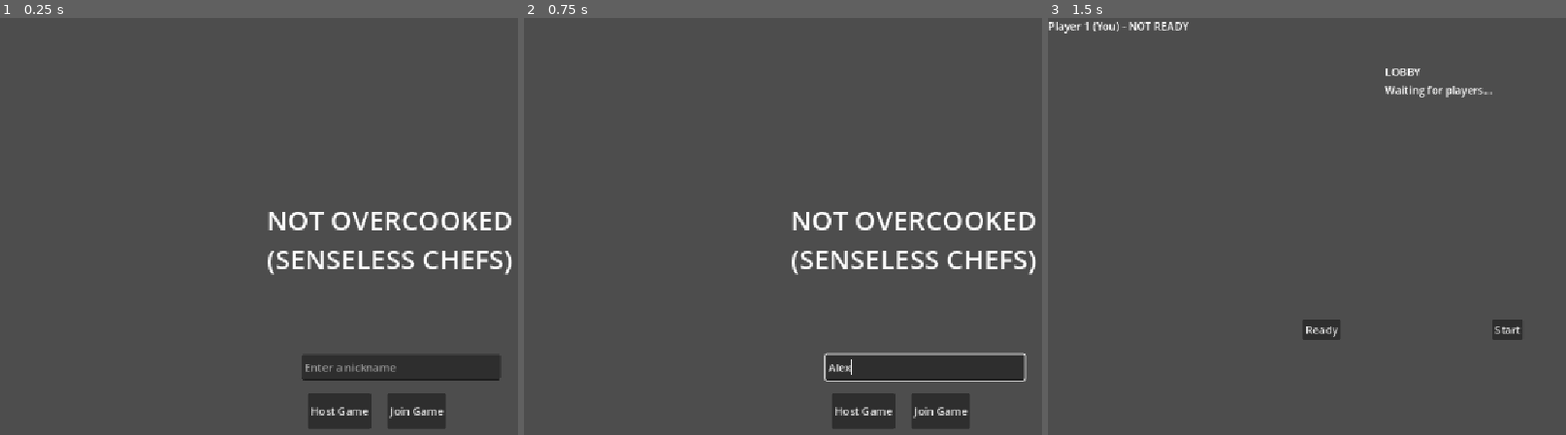
Above: before the commit, frames 1-3 (left to right).
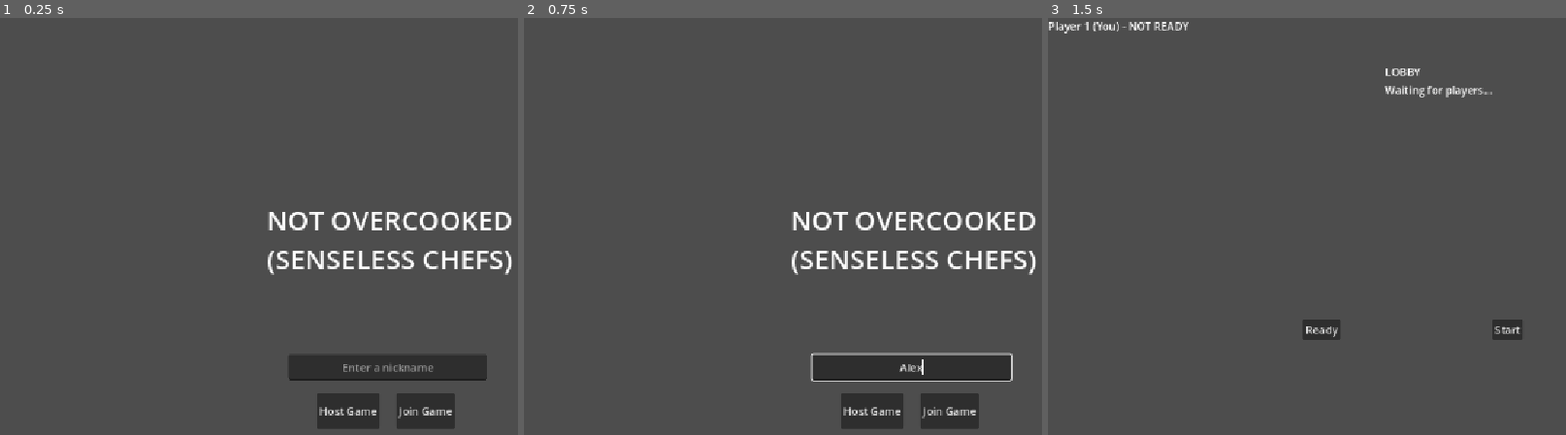
Above: after the commit, the same moments.

Repository: tszyana/SenselessChefs
Game: Godot game, scene res://scenes/main_menu.tscn
Two runs of this game, one before a commit and one after it. Both use one fixed random seed, a clock stepped at 60 frames per second and the inputs below.
Inputs (mouse positions are in pixels of both pictures, inside the frame that each line leads up to):
- Up to frame 1 (0.25 s): no input
- Up to frame 2 (0.75 s): click (922, 368) at 0.52 s; type "Alex" at 0.6 s
- Up to frame 3 (1.5 s): click "Host Game" at 1.25 s

The runs differ from the first frame. In frame 1, 1.3% of the frame differs, in the area x 55-97%, y 80-99%; in frame 2, 1.3%, in the area x 55-98%, y 80-99%; in frame 3, nothing differs.

Commit message:
Added popup for when timer ends

Diff:
--- a/scenes/kitchen.tscn
+++ b/scenes/kitchen.tscn
@@ -89,8 +89,42 @@
 horizontal_alignment = 1
 script = SubResource("GDScript_bems3")
 
+[node name="TimerPopup" type="Panel" parent="Control" unique_id=638643782]
+visible = false
+layout_mode = 1
+anchors_preset = -1
+anchor_right = 3.9250002
+anchor_bottom = 1.899
+offset_left = 408.0
+offset_top = 117.0
+offset_right = 596.0
+offset_bottom = 302.04
+
+[node name="Label" type="Label" parent="Control/TimerPopup" unique_id=1562481649]
+layout_mode = 0
+offset_left = 130.0
+offset_top = 56.0
+offset_right = 197.0
+offset_bottom = 79.0
+text = "Time up!"
+
+[node name="VBoxContainer" type="VBoxContainer" parent="Control/TimerPopup" unique_id=1247174414]
+layout_mode = 0
+offset_left = 101.0
+offset_top = 107.0
+offset_right = 234.0
+offset_bottom = 209.0
+
+[node name="MainMenuButton" type="Button" parent="Control/TimerPopup/VBoxContainer" unique_id=1429031911]
+layout_mode = 2
+text = "Main Menu"
+
+[node name="RestartButton" type="Button" parent="Control/TimerPopup/VBoxContainer" unique_id=406307531]
+layout_mode = 2
+text = "Restart"
+
 [node name="Timer" type="Timer" parent="." unique_id=1406045070]
-wait_time = 181.0
+wait_time = 11.0
 one_shot = true
 autostart = true
 script = SubResource("GDScript_v3ycp")
@@ -112,7 +146,7 @@
 [node name="Area2D" type="Area2D" parent="Counter" unique_id=1749665342]
 
 [node name="CounterCollision" type="CollisionShape2D" parent="Counter/Area2D" unique_id=776533585]
-position = Vector2(580, 314)
+position = Vector2(580, 323)
 shape = SubResource("RectangleShape2D_vqp8a")
 
 [node name="Stove" type="Node2D" parent="." unique_id=593861155]
@@ -166,3 +200,5 @@
 [node name="FridgeCollision" type="CollisionShape2D" parent="Fridge/Area2D" unique_id=1575431469]
 position = Vector2(1050, 582)
 shape = SubResource("RectangleShape2D_bh1ot")
+
+[connection signal="timeout" from="Timer" to="." method="_on_timer_timeout"]
--- a/scenes/main_menu.tscn
+++ b/scenes/main_menu.tscn
@@ -14,18 +14,19 @@
 
 [node name="LineEdit" type="LineEdit" parent="." unique_id=995277565]
 layout_mode = 0
-offset_left = 448.0
+offset_left = 428.0
 offset_top = 500.0
-offset_right = 743.0
+offset_right = 723.0
 offset_bottom = 538.0
 placeholder_text = "Enter a nickname"
+alignment = 1
 max_length = 15
 
 [node name="HBoxContainer" type="HBoxContainer" parent="." unique_id=1293846868]
 layout_mode = 0
-offset_left = 438.0
+offset_left = 418.0
 offset_top = 557.0
-offset_right = 681.0
+offset_right = 728.0
 offset_bottom = 610.0
 theme_override_constants/separation = 24
 alignment = 1
--- a/scripts/kitchen.gd
+++ b/scripts/kitchen.gd
@@ -2,6 +2,7 @@
 
 @onready var game_timer = $Timer
 @onready var time_label = $Control/TimerLabel
+@onready var panel_popup = $Control/TimerPopup
 
 # Called when the node enters the scene tree for the first time.
 func _ready() -> void:
@@ -12,3 +13,7 @@
 func _process(_delta) -> void:
 	#pass
 	time_label.text = "Time left:\n" + str(int(game_timer.time_left))
+
+
+func _on_timer_timeout() -> void:
+	panel_popup.visible = true
